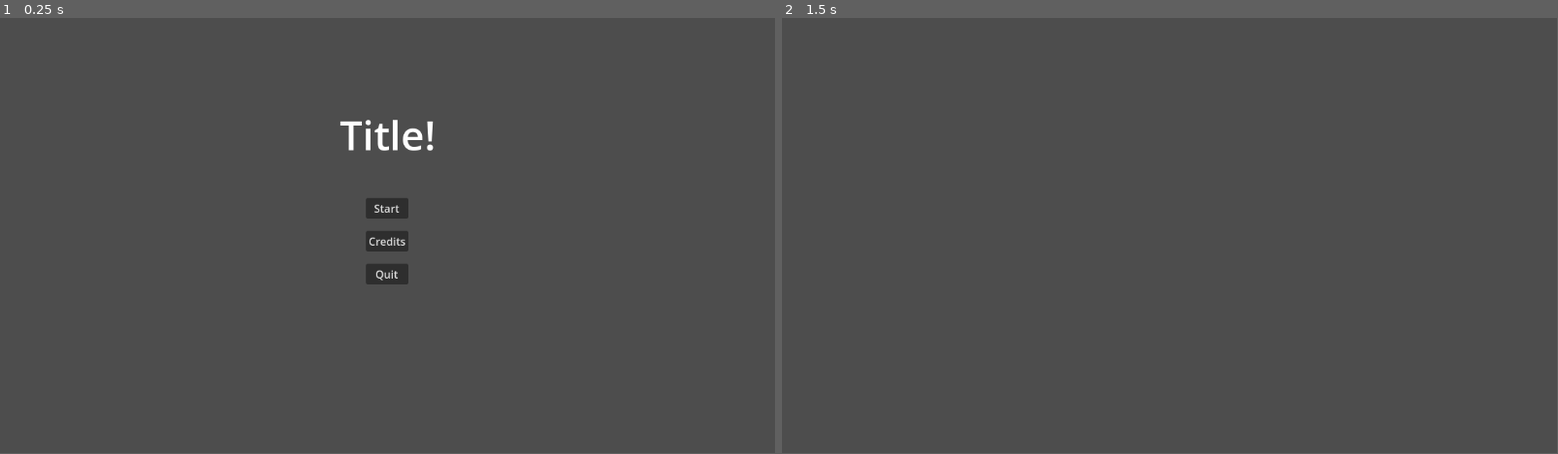
Above: before the commit, frames 1-2 (left to right).
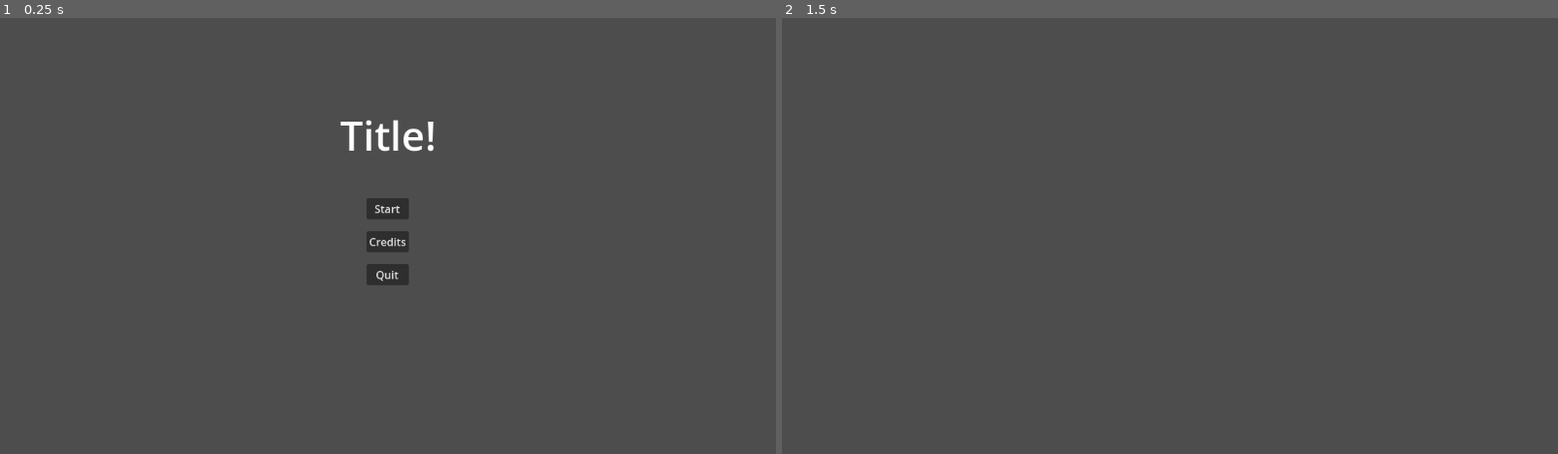
Above: after the commit, the same moments.

Repository: NotTom31/FroggeeToadems
Game: Godot game, scene res://Scenes/Menus/MainMenu.tscn
Two runs of this game, one before a commit and one after it. Both use one fixed random seed, a clock stepped at 60 frames per second and the inputs below.
Inputs:
- Up to frame 1 (0.25 s): no input
- Up to frame 2 (1.5 s): click "Start" at 0.5 s; tap Enter at 1.25 s
In our replay, the window is 799x449 before the commit and 800x450 after it. These sizes can differ from the game's own. Grey fills any space a smaller window leaves; there, only what the larger window draws over its background counts as a difference.

The runs differ from the first frame. In frame 1, 0.3% of the frame differs, in the area x 43-56%, y 23-62%; in frame 2, only the window size differs.

Commit message:
made more round frogs in test scene

Diff:
--- a/Scenes/Frogs/basic_frog.tscn
+++ b/Scenes/Frogs/basic_frog.tscn
@@ -3,11 +3,12 @@
 [ext_resource type="Texture2D" uid="uid://df5i4xwicrvb8" path="res://Assets/Visuals/Sprites/Placeholder_Sprites.png" id="1_lw4qu"]
 
 [sub_resource type="CircleShape2D" id="CircleShape2D_uadom"]
-radius = 99.3793
+radius = 53.0024
 
 [node name="BasicFrog" type="RigidBody2D"]
 
 [node name="Sprite2D" type="Sprite2D" parent="."]
+scale = Vector2(0.5, 0.5)
 texture = ExtResource("1_lw4qu")
 region_enabled = true
 region_rect = Rect2(0, 0, 256, 256)
--- a/Scenes/TestScenes/EvanPhysicsTest.tscn
+++ b/Scenes/TestScenes/EvanPhysicsTest.tscn
@@ -5,15 +5,25 @@
 
 [node name="EvanPhysicsTest" type="Node2D"]
 
-[node name="BasicFrog" parent="." instance=ExtResource("1_wvtn7")]
-position = Vector2(513, 200)
+[node name="Frogs" type="Node" parent="."]
 
-[node name="Lillypad" parent="." instance=ExtResource("2_y3qqr")]
+[node name="BasicFrog" parent="Frogs" instance=ExtResource("1_wvtn7")]
+position = Vector2(623, 421)
+
+[node name="BasicFrog2" parent="Frogs" instance=ExtResource("1_wvtn7")]
+position = Vector2(472, 263)
+
+[node name="BasicFrog3" parent="Frogs" instance=ExtResource("1_wvtn7")]
+position = Vector2(567, -116)
+
+[node name="Lillypads" type="Node" parent="."]
+
+[node name="Lillypad" parent="Lillypads" instance=ExtResource("2_y3qqr")]
 position = Vector2(986, 615)
 
-[node name="Lillypad2" parent="." instance=ExtResource("2_y3qqr")]
+[node name="Lillypad2" parent="Lillypads" instance=ExtResource("2_y3qqr")]
 position = Vector2(134, 615)
 
-[node name="Lillypad3" parent="." instance=ExtResource("2_y3qqr")]
-position = Vector2(538, 615)
-scale = Vector2(2.32, 1)
+[node name="Lillypad3" parent="Lillypads" instance=ExtResource("2_y3qqr")]
+position = Vector2(559, 615)
+scale = Vector2(1.44, 1)
--- a/project.godot
+++ b/project.godot
@@ -15,6 +15,10 @@
 config/features=PackedStringArray("4.3", "GL Compatibility")
 config/icon="res://icon.svg"
 
+[display]
+
+window/stretch/mode="viewport"
+
 [dotnet]
 
 project/assembly_name="Wild Jam Tower"
